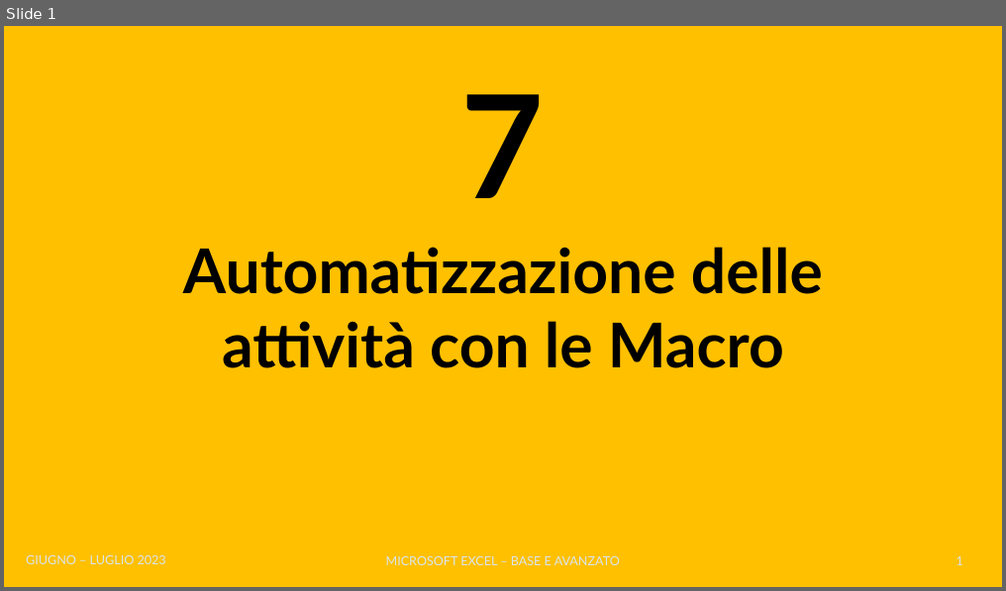
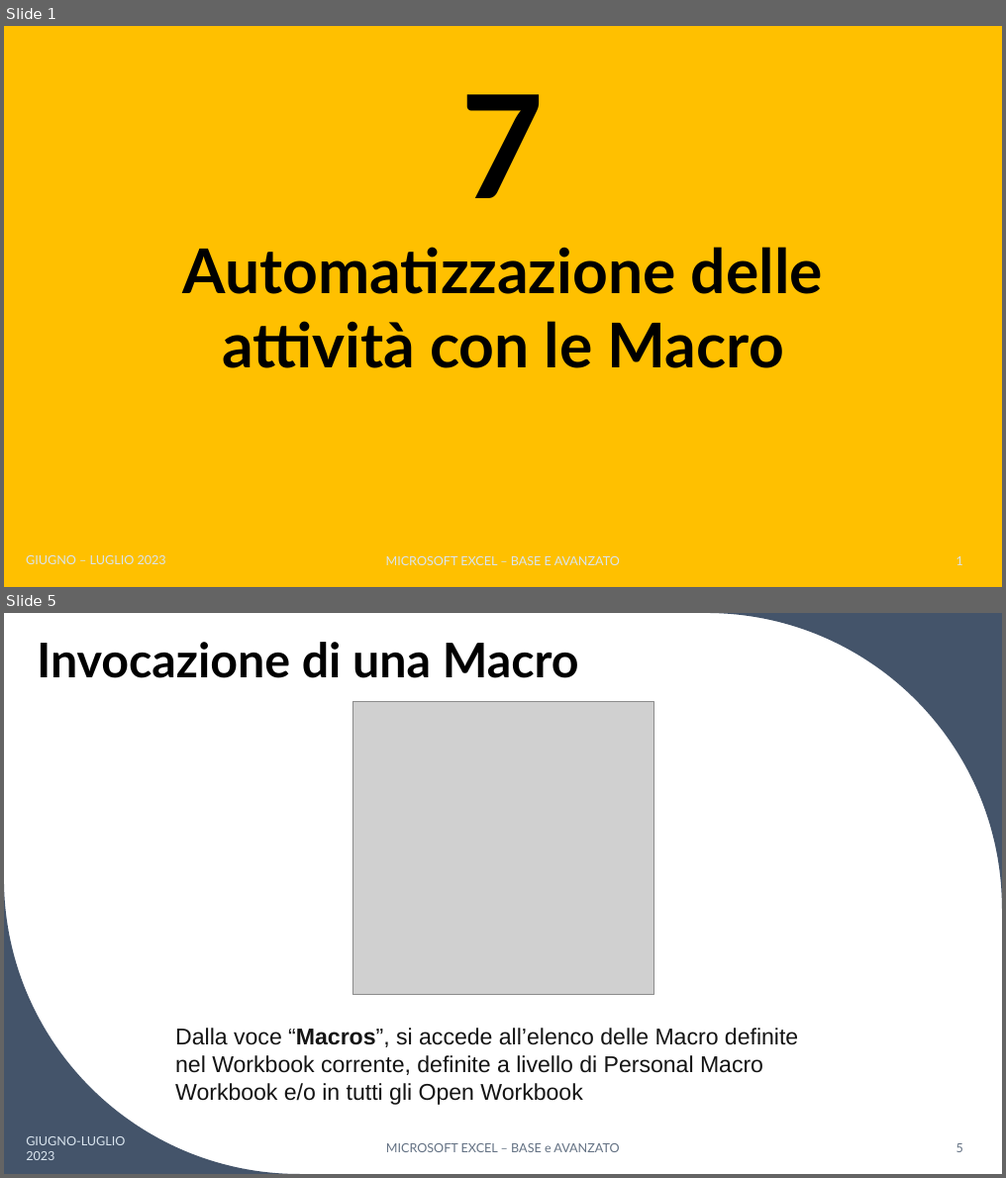
Before and after one commit to teispir/excel, a slide deck: ppt/Corso_Excel_Base_Avanzato_Parte7.pptx. Shown one above the other, each under a label of ours: slide 1 before the commit, slides 1 and 5 after it; the slides between them are not shown. The pictures are 1006x591 and 1006x1178 pixels, drawn with LibreOffice and Linux fonts; fonts in the diff are those of the drawing; grey boxes stand for pictures. Boxes give left, top, right and bottom in pixels: in the first picture for what was removed or moved away, otherwise in the second. Text is boxed around its words. In the diff, an @@ line names an element or a change of style, - is before the commit and + after.

```diff
--- a/ppt/Corso_Excel_Base_Avanzato_Parte7.pptx
+++ b/ppt/Corso_Excel_Base_Avanzato_Parte7.pptx
@@ slide 5 added at [4,613,1002,1174], background #FFFFFF @@
@@ title added at [37,642,579,678], 46 pt, text #000000, bold @@
+Invocazione di una Macro
@@ freeform shape added at [706,613,1002,909], fill #44546A @@
@@ picture added at [352,702,653,995] @@
@@ freeform shape added at [4,878,300,1174], fill #44546A @@
@@ text added at [175,1028,798,1105], 22 pt, text #141414 @@
+Dalla voce “Macros”, si accede all’elenco delle Macro definite nel Workbook corrente, definite a livello di Personal Macro Workbook e/o in tutti gli Open Workbook
@@ text added at [26,1137,125,1160], 12 pt, text #DAE5EF @@
+GIUGNO-LUGLIO 2023
@@ text added at [386,1144,619,1153], 12 pt, text #637183 @@
+MICROSOFT EXCEL – BASE e AVANZATO
@@ page number added at [956,1144,963,1153], 12 pt, text #637183 @@
+5
```
Also in this commit, not shown: 12 other slides added, 49 other files.
